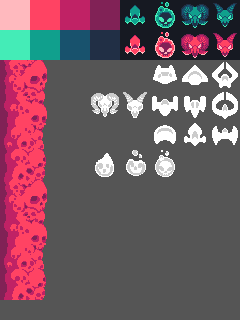
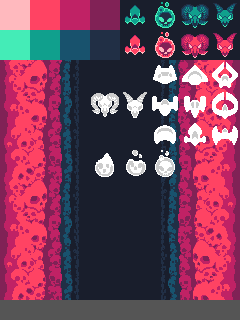
Revision of a layered 240x320 image; what changed, layer by layer:
painted on "Layer 1" over left=120, top=0, right=240, bottom=60
added group "walls" with 4 layers above "Layer 0" over left=42, top=60, right=240, bottom=300
renamed "Layer 2" to "wall 1", moved it into group "walls", painted on it over left=42, top=60, right=240, bottom=300
added layer "wall 2" in group "walls" over left=42, top=60, right=240, bottom=300
added layer "wall 3" in group "walls" over left=42, top=60, right=240, bottom=300
added layer "wall 4" in group "walls" over left=42, top=60, right=240, bottom=300
